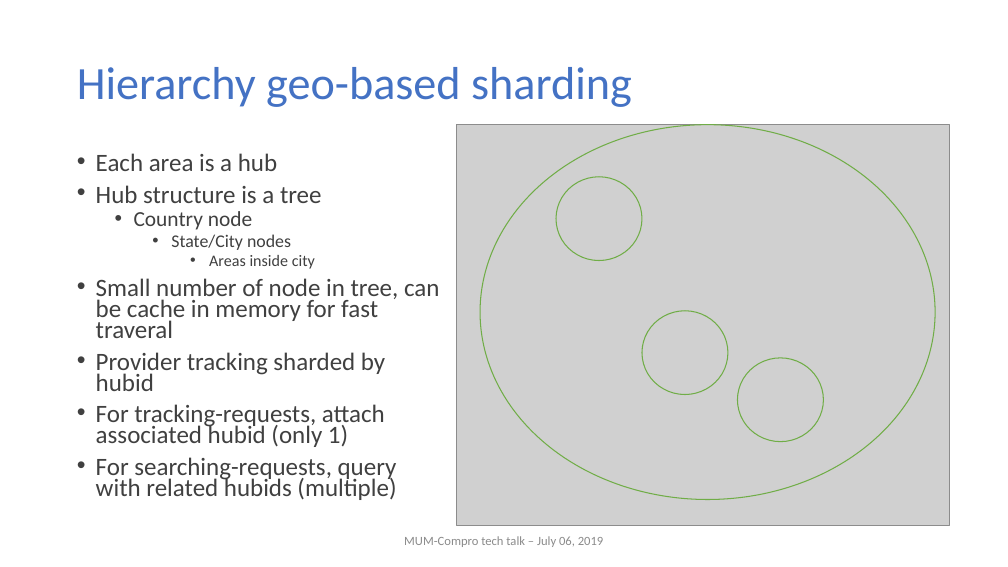
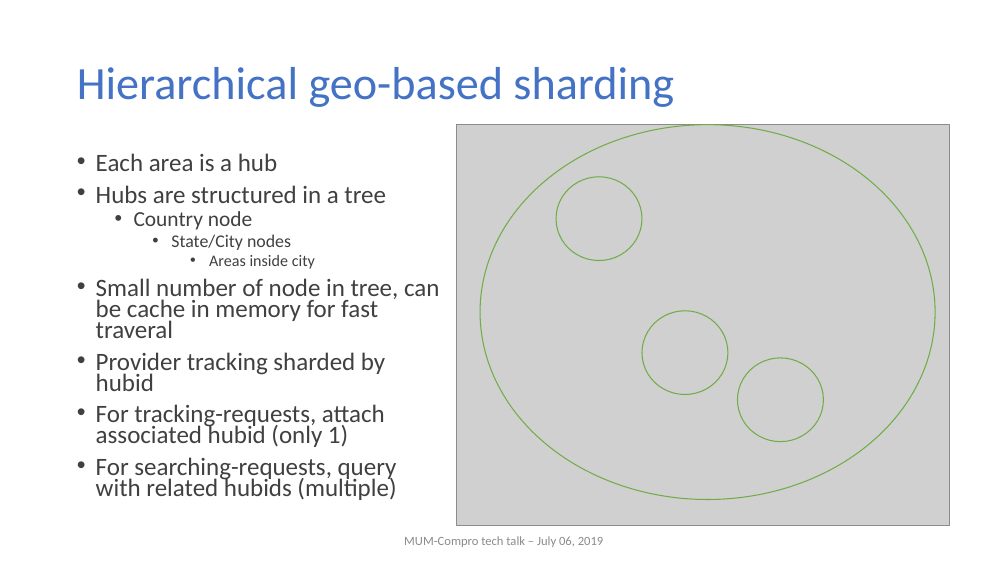
Before and after one commit to nghianghesi/hms, a slide deck: slide 8 of slide.pptx. Drawn at 1008x567 pixels with LibreOffice and Linux fonts; fonts in the diff are those of the drawing; grey boxes stand for pictures; background and template pictures are left out. Boxes give left, top, right and bottom in pixels: in the first picture for what was removed or moved away, otherwise in the second. Text is boxed around its words. In the diff, an @@ line names an element or a change of style, - is before the commit and + after.

```diff
--- a/slide.pptx
+++ b/slide.pptx
@@ title at (x1=77, y1=67, x2=674, y2=107): text changed @@
-Hierarchy geo-based sharding
+Hierarchical geo-based sharding
@@ text at (x1=96, y1=185, x2=386, y2=203): text changed @@
-• Hub structure is a tree
+• Hubs are structured in a tree
```
Also in this commit, not shown: 19 other slides changed, 1 slide added.
